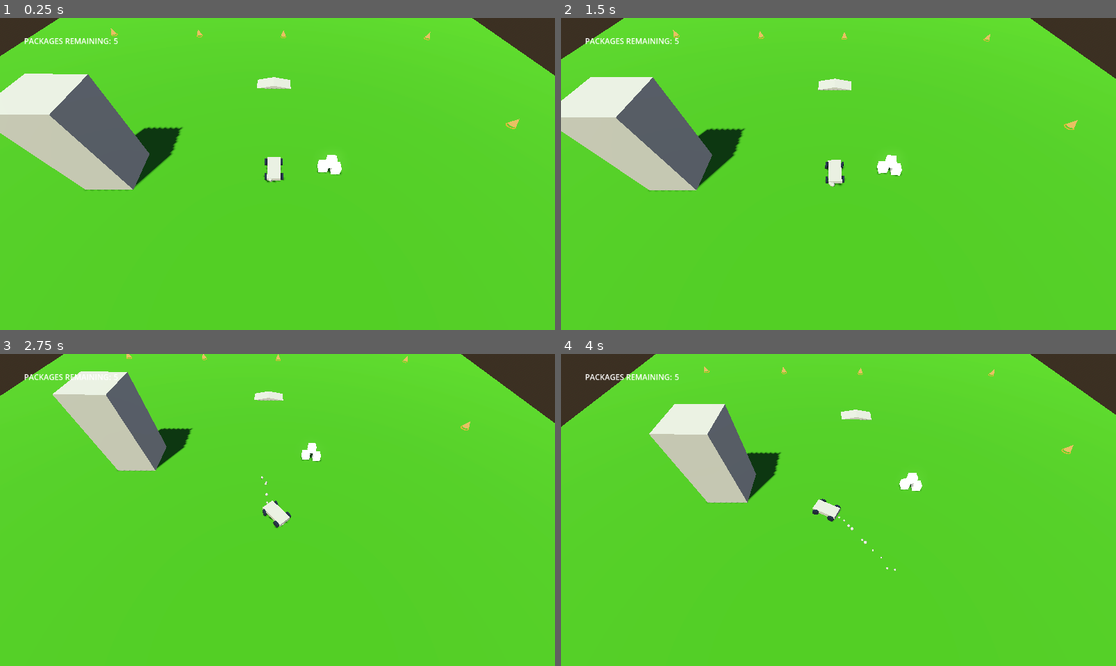
Above: before the commit, frames 1-4 (two rows, left to right).
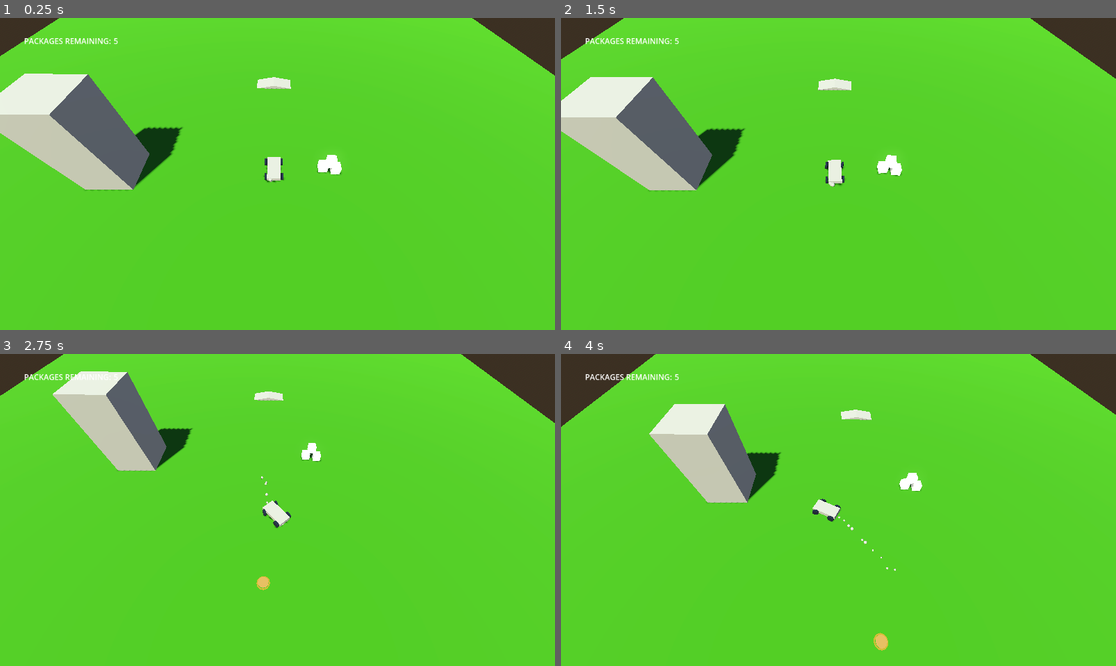
Above: after the commit, the same moments.

Repository: BabyTea/vroom
Game: Godot game, scene res://TestLevel.tscn
The game is run twice, just before and just after one commit, with the same random seed, the same clock (stepped at 60 frames per second) and the same inputs. The project has no main scene, so this scene is started directly.
Inputs:
- Up to frame 1 (0.25 s): no input
- Up to frame 2 (1.5 s): hold D (right) 0.53-1.28 s; hold Space (drift) 0.53-1.28 s; hold S (backward) from 1.28 s (still down); tap Space (drift) at 1.35 s
- Up to frame 3 (2.75 s): release S (backward) at 2.03 s; hold D (right) from 2.03 s (still down); hold Space (drift) from 2.03 s (still down)
- Up to frame 4 (4 s): release D (right) at 2.78 s; release Space (drift) at 2.78 s; hold W (forward) 2.78-3.53 s; tap Space (drift) at 2.85 s; hold A (left) from 3.53 s (still down); hold Space (drift) from 3.53 s (still down)

The runs differ from the first frame. In frame 1, 0.1% of the frame differs, in the area x 19-94%, y 3-36%; in frame 2, less than 0.1%; in frame 3, 0.1%; in frame 4, 0.2%, in the area x 25-93%, y 4-96%.

Commit message:
Basic Loop Push

Diff:
--- a/Objective.gd
+++ b/Objective.gd
@@ -1,18 +1,8 @@
 extends Area3D
 
-# Called when the node enters the scene tree for the first time.
-func _ready():
-	pass
+signal touch
 
-
-# Called every frame. 'delta' is the elapsed time since the previous frame.
-func _process(delta):
-	pass
-
-
+# If a player touches the objective, emit the 'Touch' signal
 func _on_body_entered(body):
-	var obj = get_parent()
 	if body.is_in_group("Player"):
-		if obj.visible == true:
-			body.obj_get()
-			obj.visible = false
+		emit_signal("touch")
--- a/Objective.tscn
+++ b/Objective.tscn
@@ -1,4 +1,6 @@
-[gd_scene load_steps=5 format=3 uid="uid://bb6o2xpkaq2kx"]
+[gd_scene load_steps=7 format=3 uid="uid://bb6o2xpkaq2kx"]
+
+[ext_resource type="Script" path="res://Objective.gd" id="1_s05ny"]
 
 [sub_resource type="StandardMaterial3D" id="StandardMaterial3D_pkf1u"]
 shading_mode = 0
@@ -19,6 +21,8 @@
 outer_radius = 0.631
 rings = 12
 
+[sub_resource type="SphereShape3D" id="SphereShape3D_mme0t"]
+
 [node name="Objective" type="Node3D"]
 
 [node name="MeshInstance3D" type="MeshInstance3D" parent="."]
@@ -30,3 +34,12 @@
 transform = Transform3D(1, 0, 0, 0, 1, 0, 0, 0, 1, 0, 0.0910075, 0)
 cast_shadow = 0
 mesh = SubResource("TorusMesh_nv20c")
+
+[node name="Area3D" type="Area3D" parent="."]
+script = ExtResource("1_s05ny")
+
+[node name="CollisionShape3D" type="CollisionShape3D" parent="Area3D"]
+transform = Transform3D(1.5, 0, 0, 0, 1.5, 0, 0, 0, 1.5, 0, 0.268471, 0)
+shape = SubResource("SphereShape3D_mme0t")
+
+[connection signal="body_entered" from="Area3D" to="Area3D" method="_on_body_entered"]
--- a/Quit.gd
+++ b/Quit.gd
@@ -7,7 +7,7 @@
 
 
 # Called every frame. 'delta' is the elapsed time since the previous frame.
-func _process(delta):
+func _process(_delta):
 	pass
 
 func _on_pressed():
--- a/Restart.gd
+++ b/Restart.gd
@@ -7,7 +7,7 @@
 
 
 # Called every frame. 'delta' is the elapsed time since the previous frame.
-func _process(delta):
+func _process(_delta):
 	pass
 
 
--- /dev/null
+++ b/SpawnManager.gd
@@ -0,0 +1,37 @@
+extends Node3D
+
+signal gameover
+# SpawnPoints is the node that holds all the point markers
+# So doing this makes it available as a var across the script
+@onready var SpawnPoints = $SpawnPoints
+
+# Creates an array of the spawnpoints
+@onready var possiblePoints = SpawnPoints.get_children()
+
+# Called when the node enters the scene tree for the first time.
+func _ready():
+	$DropOff/DropOffLoc.connect("touch", score)
+	spawn() # This spawns the first drop-off marker
+
+# Called every frame. 'delta' is the elapsed time since the previous frame.
+func _process(_delta):
+	pass
+
+func score() -> void:
+	# When a player scores, the number of packages goes down
+	Global.packages = Global.packages - 1
+	if Global.packages == 0:
+		emit_signal("gameover")
+	else:
+		# Spawn a new package
+		spawn()
+
+func spawn(): # Spawn Dropoff points
+	# Get the current Dropoff position
+	var oldpos = $DropOff.position
+	var selectedSpawn
+	while true: # Keep picking a new one until it's not the current one
+		selectedSpawn = possiblePoints[randi_range(0,9)] # Pick a random spot
+		if oldpos != selectedSpawn.position:
+			break
+	$DropOff.position = selectedSpawn.position # Move the marker to new position
--- a/TestLevel.gd
+++ b/TestLevel.gd
@@ -5,12 +5,13 @@
 func _ready():
 	game_over = load("res://GameOver.tscn")
 	game_over_instance = game_over.instantiate()
+	$SpawnManager.connect("gameover", gameover)
 
+func gameover():
+	add_child(game_over_instance)
 
 # Called every frame. 'delta' is the elapsed time since the previous frame.
-func _process(delta):
-	if Global.packages == 0:
-		add_child(game_over_instance)
+func _process(_delta):
 	if Global.restart == 1:
 		remove_child(game_over_instance)
 		Global.restart = 0
--- a/TestLevel.tscn
+++ b/TestLevel.tscn
@@ -6,6 +6,7 @@
 [ext_resource type="PackedScene" uid="uid://bb6o2xpkaq2kx" path="res://Objective.tscn" id="2_t3g5p"]
 [ext_resource type="Script" path="res://Objective.gd" id="4_yu318"]
 [ext_resource type="Script" path="res://Packages.gd" id="5_yxmuc"]
+[ext_resource type="Script" path="res://SpawnManager.gd" id="7_jkdqn"]
 
 [sub_resource type="ProceduralSkyMaterial" id="ProceduralSkyMaterial_hsmon"]
 sky_horizon_color = Color(0.64625, 0.65575, 0.67075, 1)
@@ -100,56 +101,6 @@
 [node name="CollisionShape3D" type="CollisionShape3D" parent="Terrain/MeshInstance3D2/StaticBody3D"]
 shape = SubResource("ConcavePolygonShape3D_362kp")
 
-[node name="Objective" parent="." instance=ExtResource("2_t3g5p")]
-transform = Transform3D(1, 0, 0, 0, 1, 0, 0, 0, 1, 33.3639, 0.547224, 34.8812)
-
-[node name="Area3D" type="Area3D" parent="Objective"]
-script = ExtResource("4_yu318")
-
-[node name="CollisionShape3D" type="CollisionShape3D" parent="Objective/Area3D"]
-transform = Transform3D(1.5, 0, 0, 0, 1.5, 0, 0, 0, 1.5, 0, 0.754302, 0)
-shape = SubResource("SphereShape3D_c617a")
-
-[node name="Objective2" parent="." instance=ExtResource("2_t3g5p")]
-transform = Transform3D(1, 0, 0, 0, 1, 0, 0, 0, 1, 15.636, 0.547224, 34.8812)
-
-[node name="Area3D" type="Area3D" parent="Objective2"]
-script = ExtResource("4_yu318")
-
-[node name="CollisionShape3D" type="CollisionShape3D" parent="Objective2/Area3D"]
-transform = Transform3D(1.5, 0, 0, 0, 1.5, 0, 0, 0, 1.5, 0, 0.754302, 0)
-shape = SubResource("SphereShape3D_c617a")
-
-[node name="Objective3" parent="." instance=ExtResource("2_t3g5p")]
-transform = Transform3D(1, 0, 0, 0, 1, 0, 0, 0, 1, -1.99928, 0.547224, 34.8812)
-
-[node name="Area3D" type="Area3D" parent="Objective3"]
-script = ExtResource("4_yu318")
-
-[node name="CollisionShape3D" type="CollisionShape3D" parent="Objective3/Area3D"]
-transform = Transform3D(1.5, 0, 0, 0, 1.5, 0, 0, 0, 1.5, 0, 0.754302, 0)
-shape = SubResource("SphereShape3D_c617a")
-
-[node name="Objective4" parent="." instance=ExtResource("2_t3g5p")]
-transform = Transform3D(1, 0, 0, 0, 1, 0, 0, 0, 1, -32.869, 0.547224, 34.8812)
-
-[node name="Area3D" type="Area3D" parent="Objective4"]
-script = ExtResource("4_yu318")
-
-[node name="CollisionShape3D" type="CollisionShape3D" parent="Objective4/Area3D"]
-transform = Transform3D(1.5, 0, 0, 0, 1.5, 0, 0, 0, 1.5, 0, 0.754302, 0)
-shape = SubResource("SphereShape3D_c617a")
-
-[node name="Objective5" parent="." instance=ExtResource("2_t3g5p")]
-transform = Transform3D(1, 0, 0, 0, 1, 0, 0, 0, 1, -32.869, 0.547224, 7.60102)
-
-[node name="Area3D" type="Area3D" parent="Objective5"]
-script = ExtResource("4_yu318")
-
-[node name="CollisionShape3D" type="CollisionShape3D" parent="Objective5/Area3D"]
-transform = Transform3D(1.5, 0, 0, 0, 1.5, 0, 0, 0, 1.5, 0, 0.754302, 0)
-shape = SubResource("SphereShape3D_c617a")
-
 [node name="Label" type="Label" parent="."]
 offset_left = 50.0
 offset_top = 36.0
@@ -164,8 +115,51 @@
 offset_bottom = 63.0
 script = ExtResource("5_yxmuc")
 
-[connection signal="body_entered" from="Objective/Area3D" to="Objective/Area3D" method="_on_body_entered"]
-[connection signal="body_entered" from="Objective2/Area3D" to="Objective2/Area3D" method="_on_body_entered"]
-[connection signal="body_entered" from="Objective3/Area3D" to="Objective3/Area3D" method="_on_body_entered"]
-[connection signal="body_entered" from="Objective4/Area3D" to="Objective4/Area3D" method="_on_body_entered"]
-[connection signal="body_entered" from="Objective5/Area3D" to="Objective5/Area3D" method="_on_body_entered"]
+[node name="SpawnManager" type="Node3D" parent="."]
+transform = Transform3D(1, 0, 0, 0, 1, 0, 0, 0, 1, 0, 2.09965, 0)
+script = ExtResource("7_jkdqn")
+
+[node name="SpawnPoints" type="Node3D" parent="SpawnManager"]
+transform = Transform3D(1, 0, 0, 0, 1, 0, 0, 0, 1, 0, 0.209795, 0)
+
+[node name="Spawn1" type="Marker3D" parent="SpawnManager/SpawnPoints"]
+transform = Transform3D(1, 0, 0, 0, 1, 0, 0, 0, 1, -31.7949, -1.25085, 26.6469)
+
+[node name="Spawn2" type="Marker3D" parent="SpawnManager/SpawnPoints"]
+transform = Transform3D(1, 0, 0, 0, 1, 0, 0, 0, 1, -12.4561, -1.25085, 11.5714)
+
+[node name="Spawn3" type="Marker3D" parent="SpawnManager/SpawnPoints"]
+transform = Transform3D(1, 0, 0, 0, 1, 0, 0, 0, 1, 0, -1.25085, -17.5049)
+
+[node name="Spawn4" type="Marker3D" parent="SpawnManager/SpawnPoints"]
+transform = Transform3D(1, 0, 0, 0, 1, 0, 0, 0, 1, -29.83, -1.25085, -27.0845)
+
+[node name="Spawn5" type="Marker3D" parent="SpawnManager/SpawnPoints"]
+transform = Transform3D(1, 0, 0, 0, 1, 0, 0, 0, 1, 21.8567, -1.25085, -31.2224)
+
+[node name="Spawn6" type="Marker3D" parent="SpawnManager/SpawnPoints"]
+transform = Transform3D(1, 0, 0, 0, 1, 0, 0, 0, 1, 24.8091, -1.25085, 1.4787)
+
+[node name="Spawn7" type="Marker3D" parent="SpawnManager/SpawnPoints"]
+transform = Transform3D(1, 0, 0, 0, 1, 0, 0, 0, 1, 38.6438, -1.25085, 26.6469)
+
+[node name="Spawn8" type="Marker3D" parent="SpawnManager/SpawnPoints"]
+transform = Transform3D(1, 0, 0, 0, 1, 0, 0, 0, 1, 22.2672, -1.25085, 26.6469)
+
+[node name="Spawn9" type="Marker3D" parent="SpawnManager/SpawnPoints"]
+transform = Transform3D(1, 0, 0, 0, 1, 0, 0, 0, 1, 24.2128, -1.25085, 15.8064)
+
+[node name="Spawn10" type="Marker3D" parent="SpawnManager/SpawnPoints"]
+transform = Transform3D(1, 0, 0, 0, 1, 0, 0, 0, 1, 0, -1.25085, 26.6469)
+
+[node name="DropOff" parent="SpawnManager" instance=ExtResource("2_t3g5p")]
+transform = Transform3D(1, 0, 0, 0, 1, 0, 0, 0, 1, 2.67872, 0.921189, -4.33857)
+
+[node name="DropOffLoc" type="Area3D" parent="SpawnManager/DropOff"]
+script = ExtResource("4_yu318")
+
+[node name="DropOffShape" type="CollisionShape3D" parent="SpawnManager/DropOff/DropOffLoc"]
+transform = Transform3D(1.5, 0, 0, 0, 1.5, 0, 0, 0, 1.5, 0, 0.754302, 0)
+shape = SubResource("SphereShape3D_c617a")
+
+[connection signal="body_entered" from="SpawnManager/DropOff/DropOffLoc" to="SpawnManager/DropOff/DropOffLoc" method="_on_body_entered"]
Not shown: 1 places in TestLevel.tscn that only renumber resources
Not shown, added: Readme.md
